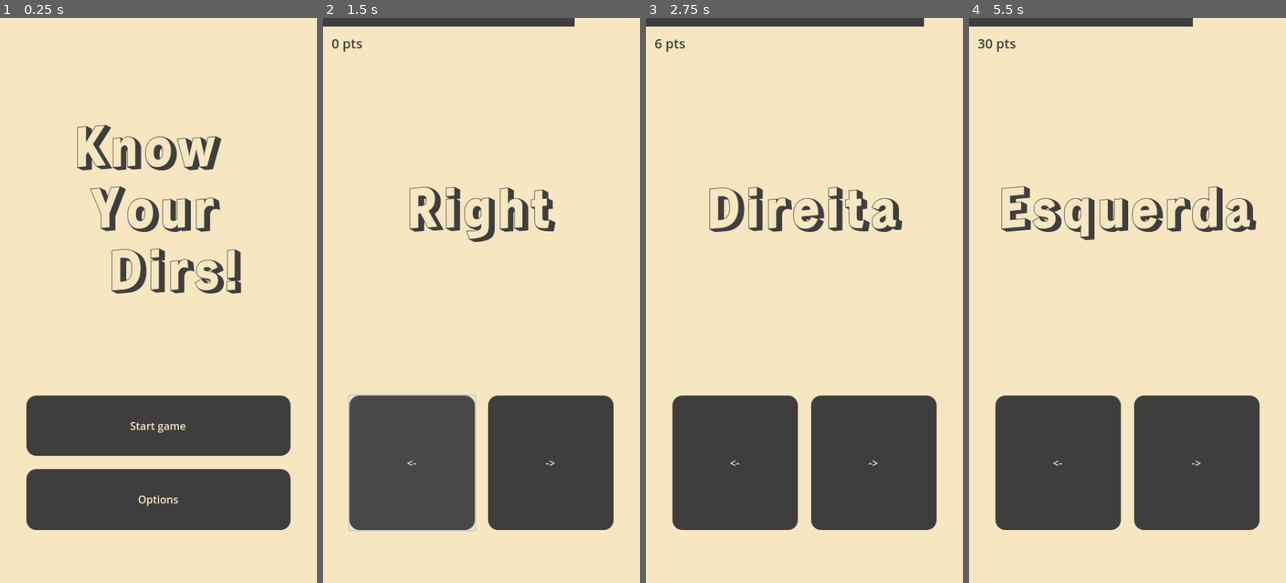
Above: before the commit, frames 1-4 (left to right).
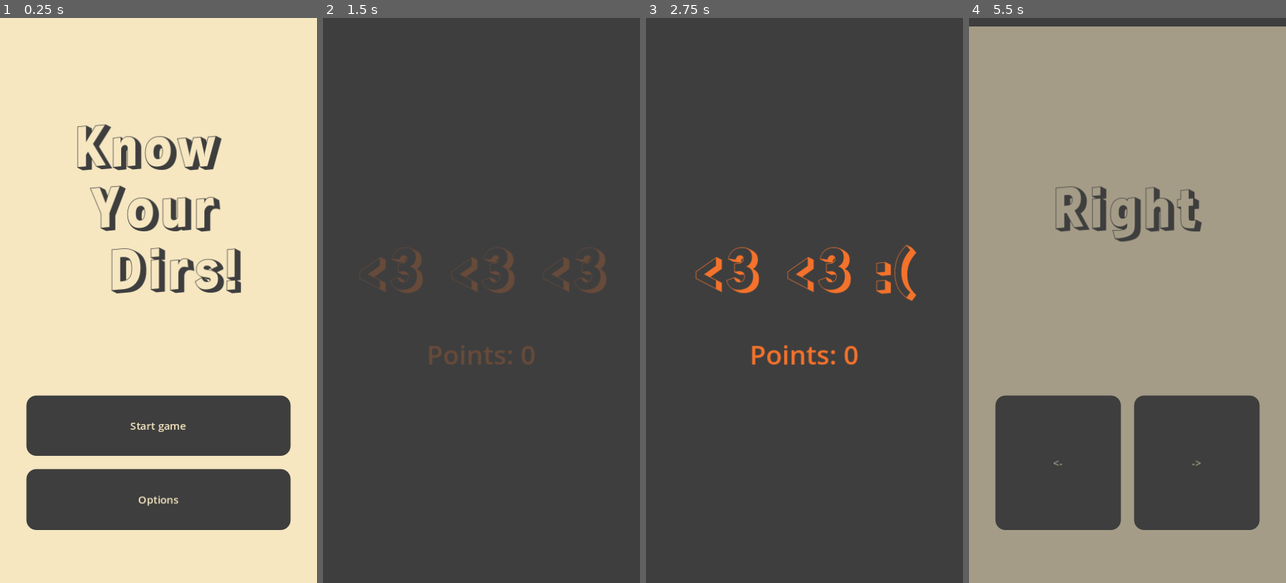
Above: after the commit, the same moments.

Repository: moskoscode/know-your-dirs
Game: Godot game, scene res://src/SceneManager.tscn
The game is run twice, just before and just after one commit, with the same random seed, the same clock (stepped at 60 frames per second) and the same inputs.
Inputs (mouse positions are in pixels of both pictures, inside the frame that each line leads up to):
- Up to frame 1 (0.25 s): no input
- Up to frame 2 (1.5 s): click "Start game" at 0.5 s; click "<-" at 1.25 s
- Up to frame 3 (2.75 s): click (874, 464) at 2 s, where only the run before the commit has a clickable "->"
- Up to frame 4 (5.5 s): tap Enter at 2.75 s; hold Right (right) 2.78-3.53 s; hold Left (left) 3.53-4.28 s; hold Right (right) from 4.28 s (still down); tap Space at 5 s

The runs differ from the first frame. In frame 1, 1.4% of the frame differs, in the area x 8-92%, y 18-90%; in frame 2, 79%; in frame 3, 79%; in frame 4, 80%, in the area x 0-100%, y 0-100%.
Error before the commit: Invalid access to property or key 'game_over_scene' on a base object of type 'Node (globals.gd)'. (res://src/simple_direction.gd:27)

Commit message:
add lives and transition

Diff:
--- a/project.godot
+++ b/project.godot
@@ -23,6 +23,8 @@
 
 window/size/viewport_width=480
 window/size/viewport_height=853
+window/stretch/mode="canvas_items"
+window/stretch/aspect="expand"
 
 [input]
 
--- /dev/null
+++ b/src/Intermission.tscn
@@ -0,0 +1,80 @@
+[gd_scene load_steps=5 format=3 uid="uid://csvylq50udgr2"]
+
+[ext_resource type="Script" path="res://src/intermission.gd" id="1_af2o5"]
+[ext_resource type="FontFile" uid="uid://chj6obe0ngdo3" path="res://assets/fonts/RampartOne-Regular.ttf" id="2_64fpa"]
+
+[sub_resource type="LabelSettings" id="LabelSettings_lclri"]
+line_spacing = -25.0
+font = ExtResource("2_64fpa")
+font_size = 81
+font_color = Color(0.956863, 0.447059, 0.168627, 1)
+
+[sub_resource type="LabelSettings" id="LabelSettings_1nl87"]
+line_spacing = -25.0
+font_size = 40
+font_color = Color(0.956863, 0.447059, 0.168627, 1)
+
+[node name="Intermission" type="Control"]
+layout_mode = 3
+anchors_preset = 15
+anchor_right = 1.0
+anchor_bottom = 1.0
+grow_horizontal = 2
+grow_vertical = 2
+script = ExtResource("1_af2o5")
+
+[node name="Background" type="ColorRect" parent="."]
+layout_mode = 1
+anchors_preset = 15
+anchor_right = 1.0
+anchor_bottom = 1.0
+grow_horizontal = 2
+grow_vertical = 2
+color = Color(0.243137, 0.243137, 0.243137, 1)
+
+[node name="Layout" type="VBoxContainer" parent="."]
+layout_mode = 2
+offset_top = 317.0
+offset_right = 480.0
+offset_bottom = 535.0
+size_flags_vertical = 6
+size_flags_stretch_ratio = 2.0
+theme_override_constants/separation = 45
+
+[node name="Lives" type="HBoxContainer" parent="Layout"]
+layout_mode = 2
+size_flags_horizontal = 4
+theme_override_constants/separation = 35
+
+[node name="Live0" type="Label" parent="Layout/Lives"]
+layout_mode = 2
+size_flags_horizontal = 4
+size_flags_vertical = 6
+size_flags_stretch_ratio = 2.0
+text = "<3"
+label_settings = SubResource("LabelSettings_lclri")
+
+[node name="Live1" type="Label" parent="Layout/Lives"]
+layout_mode = 2
+size_flags_horizontal = 4
+size_flags_vertical = 6
+size_flags_stretch_ratio = 2.0
+text = "<3"
+label_settings = SubResource("LabelSettings_lclri")
+
+[node name="Live2" type="Label" parent="Layout/Lives"]
+layout_mode = 2
+size_flags_horizontal = 4
+size_flags_vertical = 6
+size_flags_stretch_ratio = 2.0
+text = "<3"
+label_settings = SubResource("LabelSettings_lclri")
+
+[node name="Points" type="Label" parent="Layout"]
+unique_name_in_owner = true
+layout_mode = 2
+size_flags_horizontal = 4
+size_flags_vertical = 6
+size_flags_stretch_ratio = 2.0
+text = "Points: 0"
+label_settings = SubResource("LabelSettings_1nl87")
--- a/src/SimpleDirection.tscn
+++ b/src/SimpleDirection.tscn
@@ -86,6 +86,7 @@
 show_percentage = false
 
 [node name="Points" type="Label" parent="."]
+visible = false
 layout_mode = 0
 offset_left = 13.0
 offset_top = 24.0
--- a/src/game_data.gd
+++ b/src/game_data.gd
@@ -1,7 +1,32 @@
 class_name GameData extends Object
 
-# All the game points
+# Points accumulated so far
 var points := 0
 
-# How many challenges the user has completed
+# How many challenges the player has completed
 var challenges := 0
+
+# How many lives the player has
+var lives := 3
+
+
+# Points gained since last sync
+var acc_points := 0
+
+# Lives gained (or lost) since last sync
+var acc_lives := 0
+
+func add_points(gained_points: int):
+	acc_points += gained_points
+
+func add_lives(gained_lives: int):
+	acc_lives += gained_lives
+
+
+# apply changes
+func sync():
+	points += acc_points
+	lives += acc_lives
+
+	acc_points = 0
+	acc_lives = 0
--- /dev/null
+++ b/src/intermission.gd
@@ -0,0 +1,41 @@
+extends Control
+
+@onready var points_label: Label = %Points;
+var live_labels: Array[Label] = []
+
+
+func _ready() -> void:
+	live_labels.assign($Layout/Lives.get_children())
+	var tw = create_tween()
+
+
+	_set_points_label(G.game_data.points)
+	tw.tween_method(_set_points_label, G.game_data.points, (G.game_data.points + G.game_data.acc_points), 0.4)
+
+	var lives_tw := create_tween()
+	lives_tw.tween_interval(0.2)
+	# set lives lost
+	var i = 0
+	for live_label in live_labels:
+		if i >= G.game_data.lives:
+			live_label.text = ':('
+
+		if i >= G.game_data.lives + G.game_data.acc_lives:
+			lives_tw.tween_property(live_label, "text", ':(', 0.3)
+			lives_tw.tween_interval(0.2)
+
+		i += 1
+
+	tw.tween_interval(1)
+	tw.tween_callback(func ():
+		if G.game_data.lives > 0:
+			G.scene_manager.transition_to(SceneManager.Scene.SimpleDirection)
+		else:
+			G.scene_manager.transition_to(SceneManager.Scene.GameOver)
+	)
+
+	G.game_data.sync()
+
+func _set_points_label(points: int):
+	print(points)
+	points_label.text = 'Points: {points}'.format({'points': points})
--- a/src/main_menu.gd
+++ b/src/main_menu.gd
@@ -10,4 +10,4 @@
 
 func _on_start_btn_pressed() -> void:
 	G.game_data = GameData.new()
-	G.scene_manager.transition_to(SceneManager.Scene.SimpleDirection)
+	G.scene_manager.go_to(SceneManager.Scene.SimpleDirection)
--- a/src/scene_manager.gd
+++ b/src/scene_manager.gd
@@ -14,11 +14,15 @@
 	add_child(current_scene)
 
 
-func _process(_delta: float) -> void:
-	pass
+func go_to(scene: Scene):
+	var next_scene := create_scene(scene)
+	add_child(next_scene)
+	remove_child(current_scene)
+	current_scene.queue_free()
+	current_scene = next_scene
 
 
-func transition_to(scene: Scene):
+func transition_to(scene: Scene, transition_time := 0.3):
 	# show overlay but transparent
 	overlay_node.color.a = 0
 	overlay_node.visible = true
@@ -35,7 +39,7 @@
 
 	var opaque_color := overlay_node.color
 	opaque_color.a = 1
-	tw.tween_property(overlay_node, "color", opaque_color, 0.15)
+	tw.tween_property(overlay_node, "color", opaque_color, transition_time / 2)
 	tw.tween_callback(func ():
 		next_scene.visible = true
 
@@ -46,26 +50,28 @@
 	)
 
 	var transparent_color := overlay_node.color
-	tw.tween_property(overlay_node, "color", transparent_color, 0.15)
+	tw.tween_property(overlay_node, "color", transparent_color, transition_time / 2)
 	tw.tween_callback(func ():
 		overlay_node.visible = false
 		current_scene.process_mode = Node.PROCESS_MODE_INHERIT
+		print('finished transition')
 	)
-
-
-	#current_scene.queue_free()
-	#current_scene = next_scene
-
 
 
 func create_scene(scene: Scene) -> Node:
 	return _scene_lookup[scene].instantiate()
 
 
-enum Scene { MainMenu, SimpleDirection, GameOver }
+enum Scene {
+	MainMenu,
+	SimpleDirection,
+	Intermission,
+	GameOver,
+}
 
 const _scene_lookup = [
 	preload("res://src/MainMenu.tscn"),
 	preload("res://src/SimpleDirection.tscn"),
+	preload("res://src/Intermission.tscn"),
 	preload("res://src/GameOver.tscn"),
 ]
--- a/src/simple_direction.gd
+++ b/src/simple_direction.gd
@@ -18,19 +18,20 @@
 
 
 func _on_time_end() -> void:
-	G.scene_manager.transition_to(SceneManager.Scene.GameOver)
+	G.game_data.lives -= 1
+	G.scene_manager.transition_to(SceneManager.Scene.Intermission)
 
 
 func _on_btn_pressed(side: G.Side) -> void:
 	if side != current_side:
-		# Wrong side, lost game
-		get_tree().change_scene_to_packed(G.game_over_scene)
-		return
+		# Wrong side, lost life
+		G.game_data.add_lives(-1)
 
-	var time_left := int(progress_bar.value)
-	G.game_data.points += time_left
+	else:
+		var time_left := int(progress_bar.value)
+		G.game_data.add_points(time_left)
 
-	G.scene_manager.transition_to(SceneManager.Scene.SimpleDirection)
+	G.scene_manager.transition_to(SceneManager.Scene.Intermission)
 
 func _unhandled_input(event: InputEvent):
 	if event.is_action_pressed('left'):
